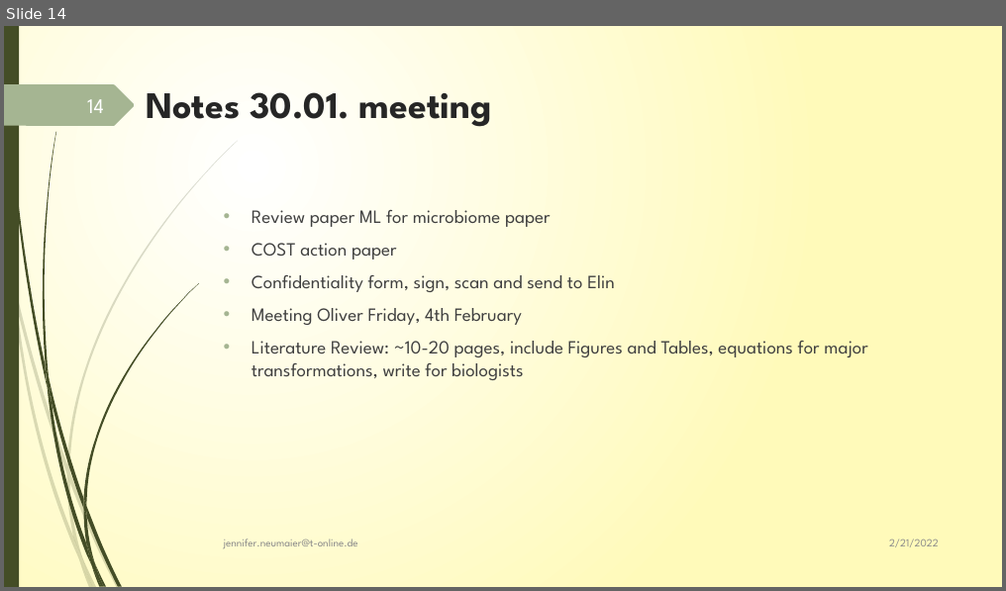
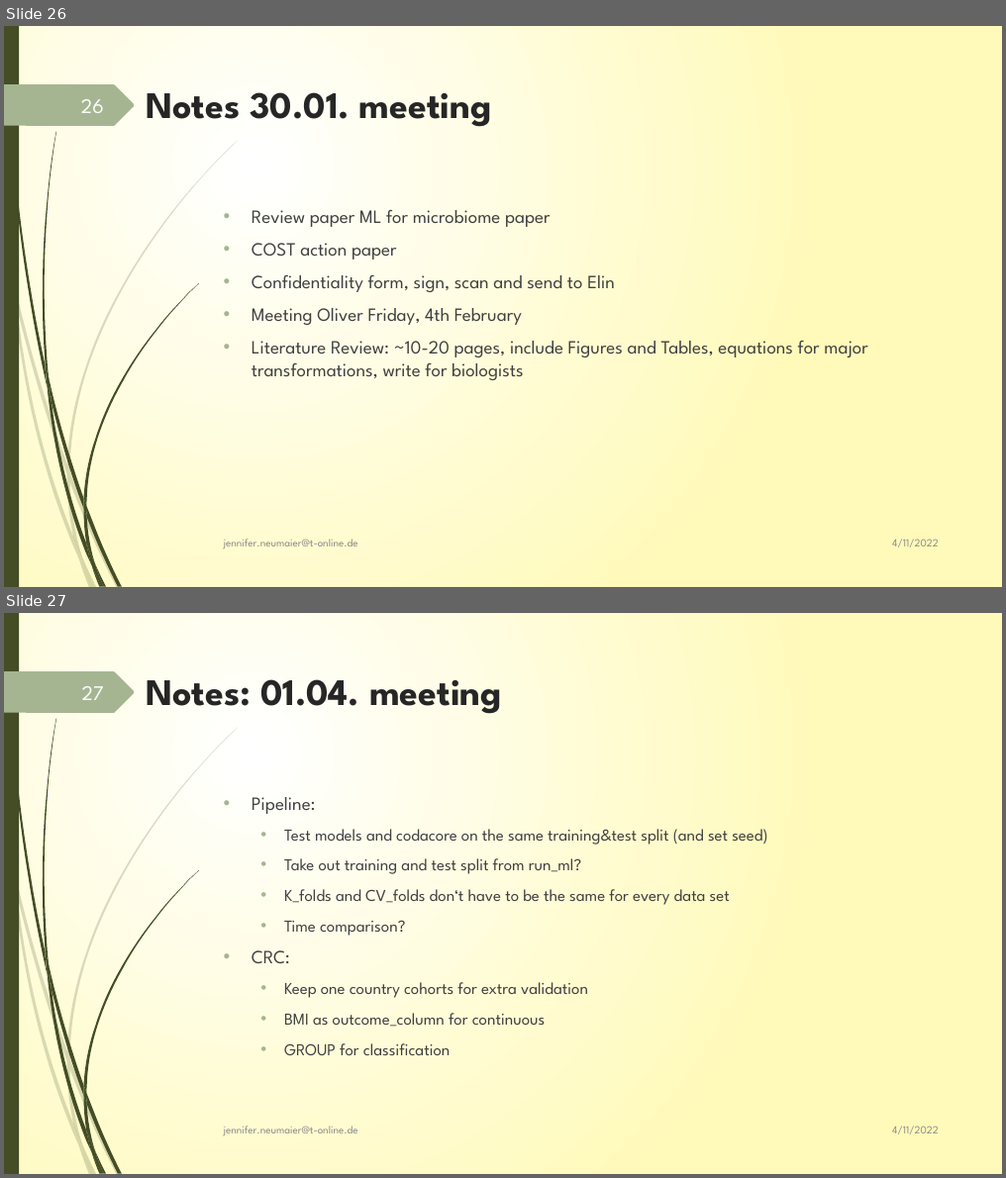
Before and after one commit to JenniferNeumaier/ml_coda, a slide deck: doc/Project_structure_notes.pptx. Shown one above the other, each under a label of ours: slide 14 before the commit, slides 26 and 27 after it. The pictures are 1006x591 and 1006x1178 pixels, drawn with LibreOffice and Linux fonts; fonts in the diff are those of the drawing. Boxes give left, top, right and bottom in pixels: in the first picture for what was removed or moved away, otherwise in the second. Text is boxed around its words. In the diff, an @@ line names an element or a change of style, - is before the commit and + after.

```diff
--- a/doc/Project_structure_notes.pptx
+++ b/doc/Project_structure_notes.pptx
@@ slide 27 added at (x1=4, y1=613, x2=1002, y2=1174), background gradient #FFFFFF to #FFFABB; not listed: 24 template elements that a slide beside it also shows @@
@@ page number added at (x1=82, y1=686, x2=104, y2=700), 20 pt, text #FEFFFF @@
+27
@@ title added at (x1=146, y1=679, x2=502, y2=714), 36 pt, text #262626, bold @@
+Notes: 01.04. meeting
@@ text added at (x1=252, y1=797, x2=767, y2=1056), 16 pt, text #404040 @@
+• Pipeline:
+  • Test models and codacore on the same training&test split (and set seed)
+  • Take out training and test split from run_ml?
+  • K_folds and CV_folds don‘t have to be the same for every data set
+  • Time comparison?
+• CRC:
+  • Keep one country cohorts for extra validation
+  • BMI as outcome_column for continuous
+  • GROUP for classification
@@ text added at (x1=224, y1=1126, x2=358, y2=1136), 10.5 pt, text #8C8C8C @@
+jennifer.neumaier@t-online.de
@@ text added at (x1=892, y1=1126, x2=939, y2=1135), 10.5 pt, text #8C8C8C @@
+4/11/2022
@@ what was slide 14 is now slide 26 @@
@@ slide 26 changed as well @@
@@ page number at (x1=81, y1=99, x2=104, y2=113): text changed @@
-14
+26
@@ text at (x1=892, y1=539, x2=939, y2=548): text changed @@
-2/21/2022
+4/11/2022
```
Also in this commit, not shown: 14 other slides changed, 12 other slides added, 6 other files.
